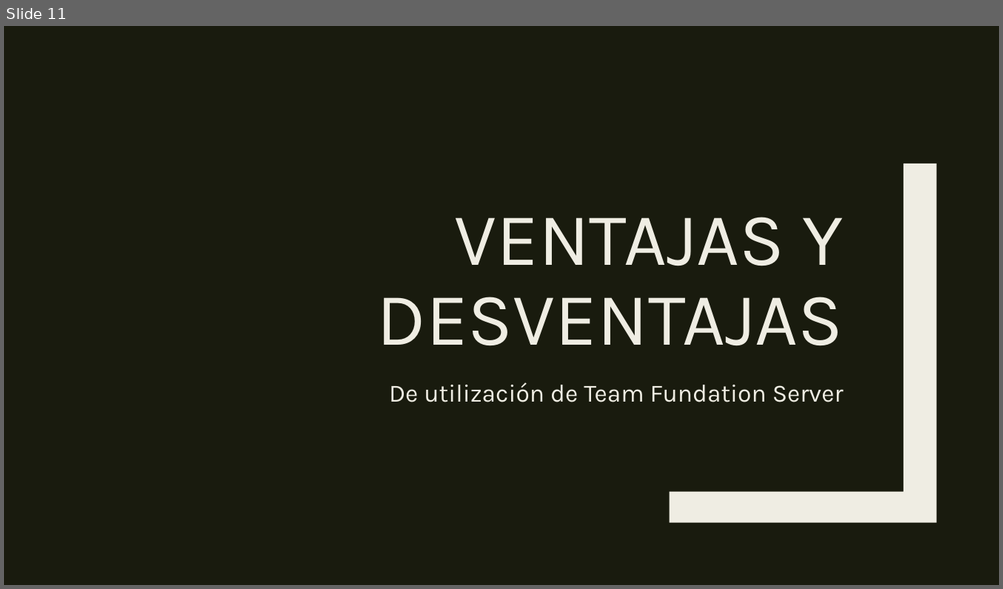
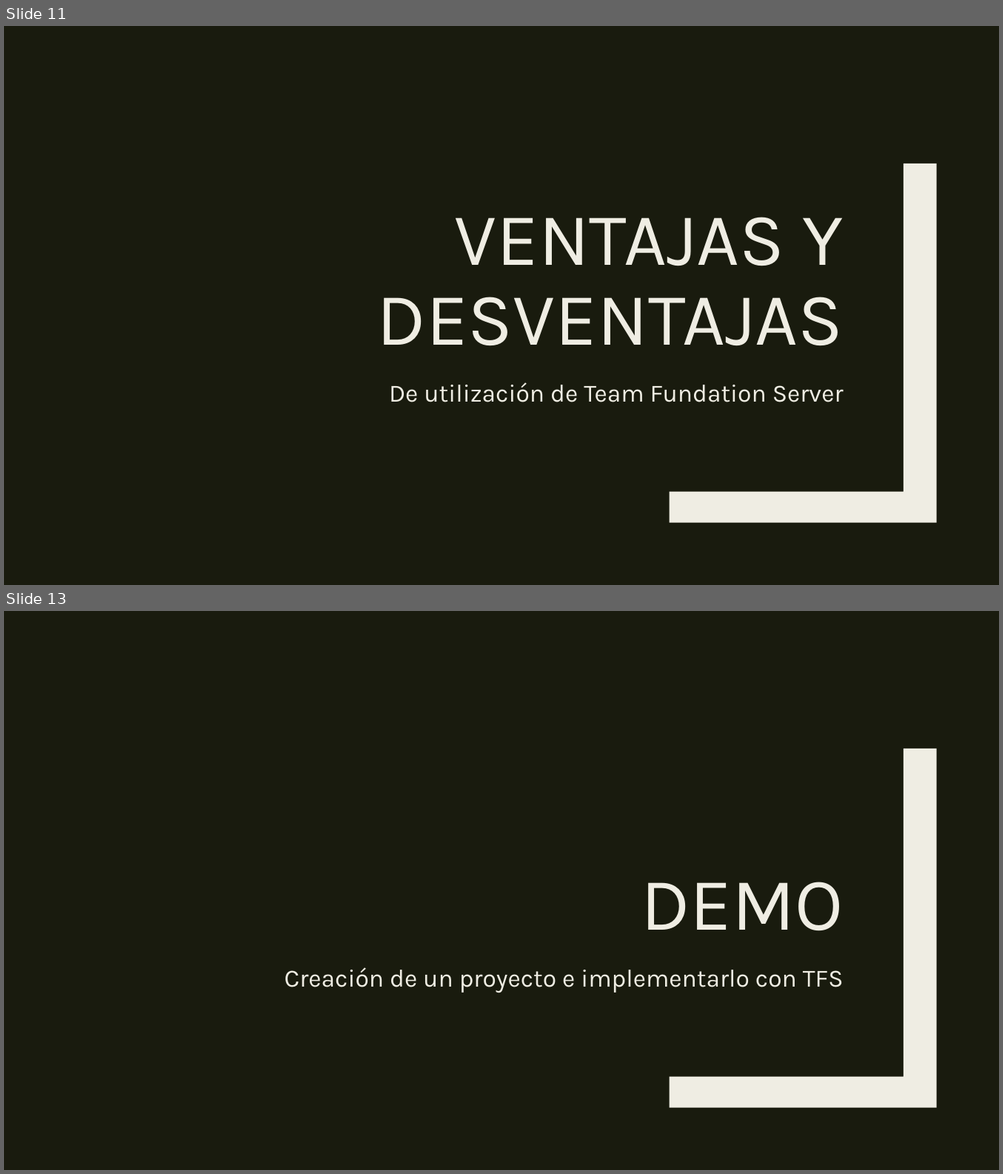
Before and after one commit to emimontesdeoca/2DAW, a slide deck: 2017/DPL/Segundo trimestre/Team fundation version control.pptx. Shown one above the other, each under a label of ours: slide 11 before the commit, slides 11 and 13 after it; the slides between them are not shown. The pictures are 1003x589 and 1003x1174 pixels, drawn with LibreOffice and Linux fonts; fonts in the diff are those of the drawing. Boxes give left, top, right and bottom in pixels: in the first picture for what was removed or moved away, otherwise in the second. Text is boxed around its words. In the diff, an @@ line names an element or a change of style, - is before the commit and + after.

```diff
--- a/2017/DPL/Segundo trimestre/Team fundation version control.pptx
+++ b/2017/DPL/Segundo trimestre/Team fundation version control.pptx
@@ slide 13 added at <box>4,611,999,1170</box>, background #191B0E; not listed: 1 template element that a slide beside it also shows @@
@@ title added at <box>640,882,843,931</box>, 72 pt, text #EFEDE3 @@
+DEMO
@@ text added at <box>284,968,843,994</box>, 24 pt, text #EFEDE3 @@
+Creación de un proyecto e implementarlo con TFS
```
Also in this commit, not shown: 3 slides changed, 50 other files.
